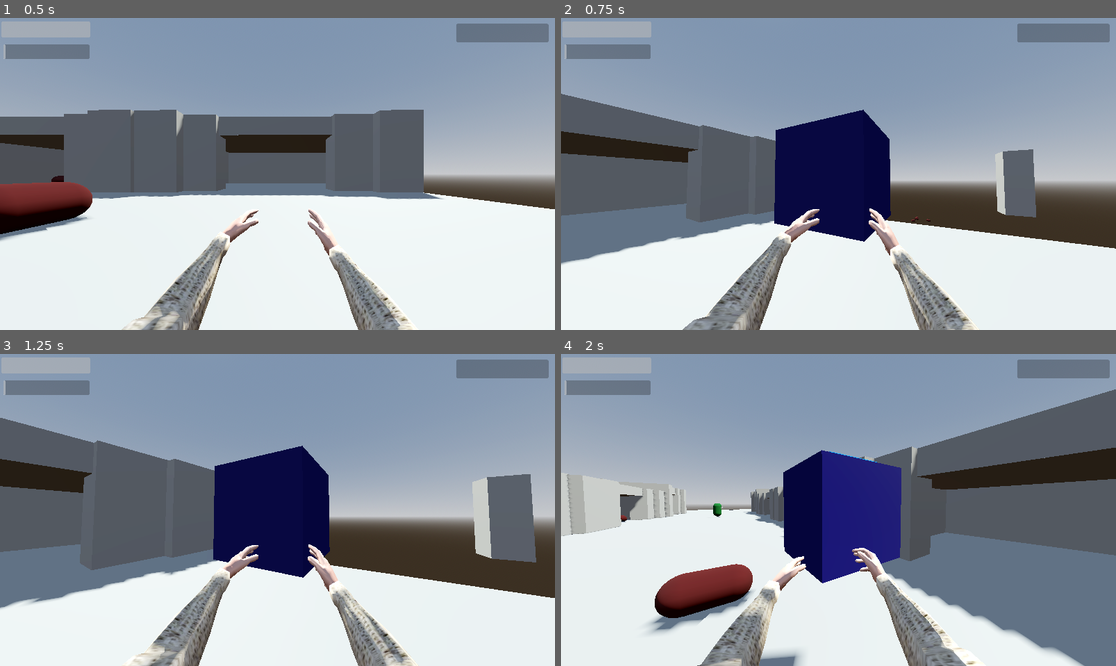
Above: before the commit, frames 1-4 (two rows, left to right).
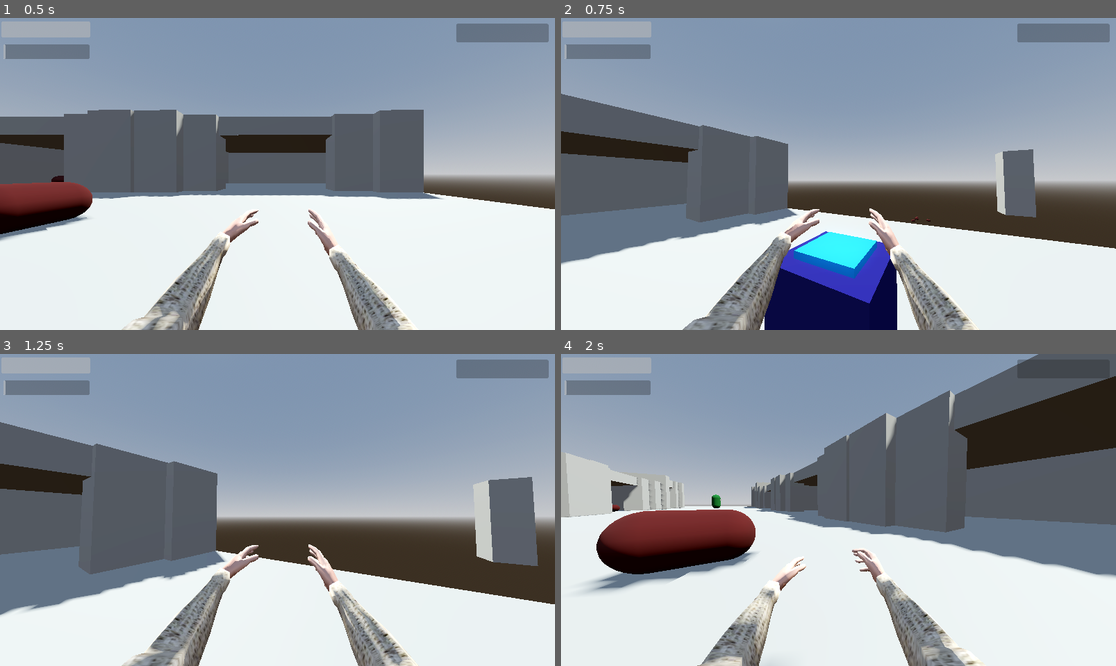
Above: after the commit, the same moments.

Repository: lungcollapser/record
Game: Godot game, scene res://scenes/world.tscn
The game is run twice, just before and just after one commit, with the same random seed, the same clock (stepped at 60 frames per second) and the same inputs.
Inputs (mouse positions are in pixels of both pictures, inside the frame that each line leads up to):
- Up to frame 1 (0.5 s): no input
- Up to frame 2 (0.75 s): tap Enter (ui_accept) at 0.5 s; move the mouse to (866, 174) at 0.52 s; hold W (forward) from 0.53 s (still down); tap T (dropreceptacle) at 0.6 s
- Up to frame 3 (1.25 s): keep holding W (forward); tap Enter (ui_accept) at 0.77 s
- Up to frame 4 (2 s): keep holding W (forward); move the mouse to (810, 510) at 1.27 s; click (810, 510) at 1.35 s; tap Enter (ui_accept) at 1.52 s; tap T (dropreceptacle) at 1.55 s

Frame 1 is identical in both runs. In frame 2, 13% of the frame differs, in the area x 36-61%, y 29-100%; in frame 3, 11%; in frame 4, 46%, in the area x 0-100%, y 0-100%.

Commit message:
working with wall kill floor

Diff:
--- a/scenes/world.tscn
+++ b/scenes/world.tscn
@@ -318,6 +318,8 @@
 use_collision = true
 size = Vector3(1, 3, 1)
 
+[node name="Area3D" type="Area3D" parent="NavigationRegion3D/CSGCombiner3D"]
+
 [node name="NavigationLink3D" type="NavigationLink3D" parent="NavigationRegion3D" groups=["pathing"]]
 transform = Transform3D(1.06639, 0, 0, 0, 1, 0, 0, 0, 1.0298, -66.2161, 0.950266, -0.303199)
 end_position = Vector3(20.72, 0, 0)
--- a/scripts/human_receptacle.gd
+++ b/scripts/human_receptacle.gd
@@ -18,9 +18,7 @@
 	Events.connect("call_kill_floor_receptacle", Callable(self, "kill_floor_receptacle"))
 
 func _physics_process(_delta: float):
-
-	wall_collision(wall)
-
+	wall_kill_floor()
 	drop_receptacle()
 
 	if receptacle_amount == true:
@@ -53,7 +51,9 @@
 	human_receptacle.global_position = player_hold.global_position
 	linear_velocity = Vector3.ZERO
 
-func wall_collision(body):
-	if player_pick_up.is_colliding() and body.is_in_group("wall"):
+func wall_kill_floor():
+	var wall_collider = player_pick_up.get_collider()
+	if wall_collider != null and wall_collider.is_in_group("wall") and Input.is_action_just_pressed("dropreceptacle"):
 		print("herro")
+		collision.disabled = true
 		Events.emit_signal("call_kill_floor_receptacle")
